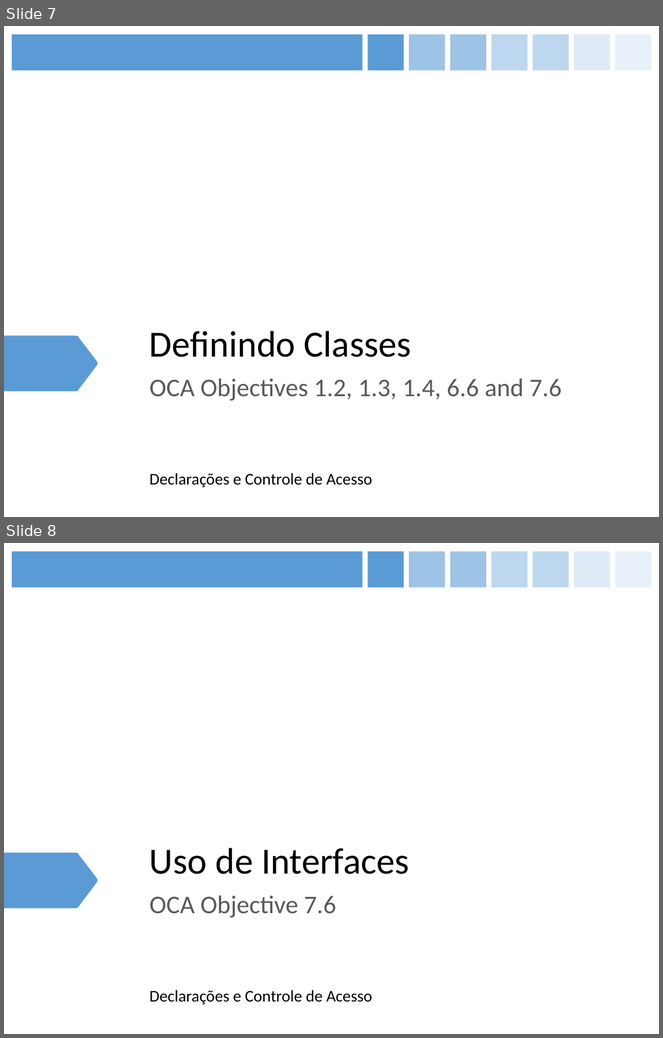
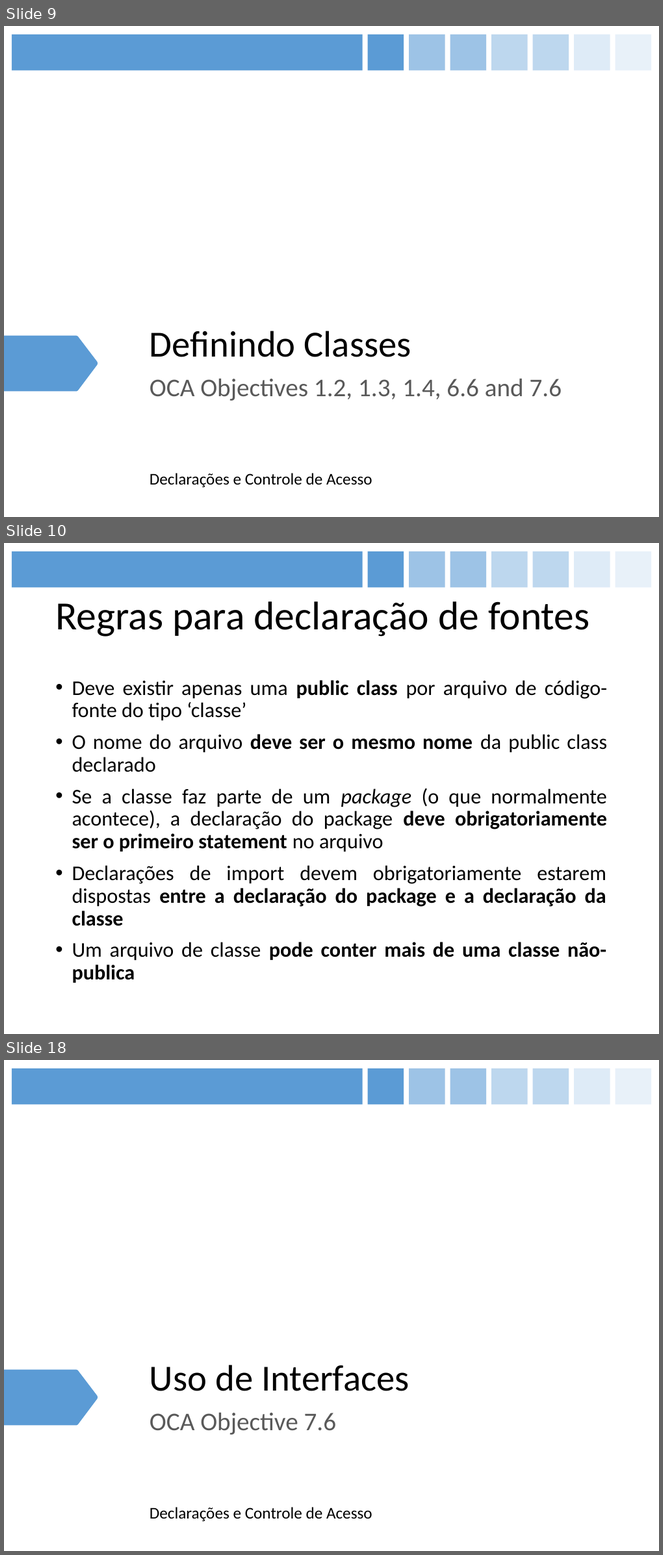
Before and after one commit to figueiredojrr/treinamentoJavaSeOcaAgosto, a slide deck: OCA.pptx. Shown one above the other, each under a label of ours: slides 7 and 8 before the commit, slides 9, 10 and 18 after it; the slides between them are not shown. The pictures are 663x1038 and 663x1555 pixels, drawn with LibreOffice and Linux fonts; fonts in the diff are those of the drawing. Boxes give left, top, right and bottom in pixels: in the first picture for what was removed or moved away, otherwise in the second. Text is boxed around its words. In the diff, an @@ line names an element or a change of style, - is before the commit and + after.

```diff
--- a/OCA.pptx
+++ b/OCA.pptx
@@ slide 10 added at (4,543,659,1034), background #FFFFFF; not listed: 8 template elements that a slide beside it also shows @@
@@ title added at (55,601,590,637), 44 pt, text #000000 @@
+Regras para declaração de fontes
@@ text added at (72,680,607,983), 23 pt, text #000000 @@
+• Deve existir apenas uma public class por arquivo de código-fonte do tipo ‘classe’
+• O nome do arquivo deve ser o mesmo nome da public class declarado
+• Se a classe faz parte de um package (o que normalmente acontece), a declaração do package deve obrigatoriamente ser o primeiro statement no arquivo
+• Declarações de import devem obrigatoriamente estarem dispostas entre a declaração do package e a declaração da classe
+• Um arquivo de classe pode conter mais de uma classe não-publica
@@ what was slide 7 is now slide 9 @@
@@ what was slide 8 is now slide 18 @@
```
Also in this commit, not shown: 2 slides changed, 12 other slides added.
